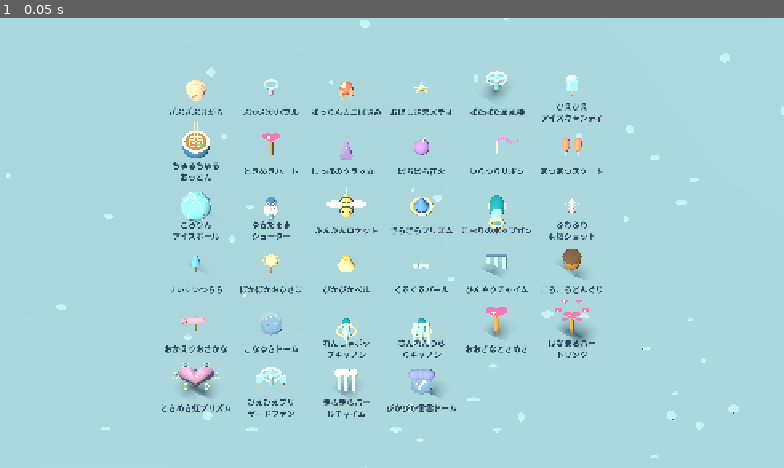
Above: before the commit, frame 1.
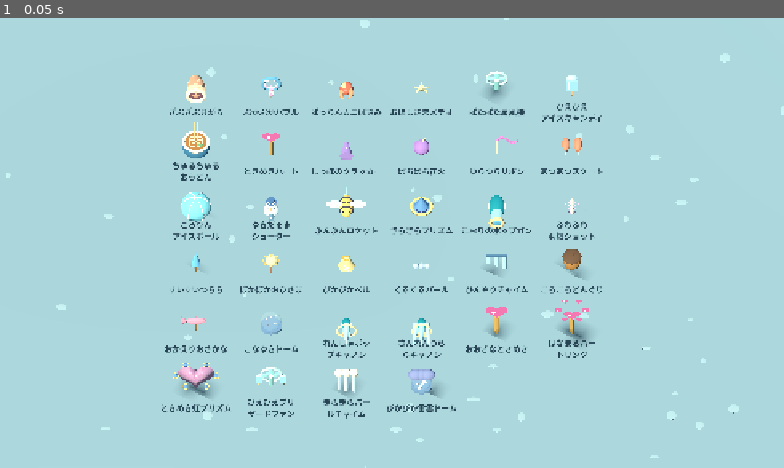
Above: after the commit, the same moment.

Repository: onego15/penguin-survivors
Game: Godot game, scene res://scenes/weapon_gallery.tscn
Same seed, same stepped clock (60 frames per second), same inputs: the game is played once before the commit and once after it. This scene is started directly instead of the project's main scene. Sound files missing from this copy of the repository are replaced by a short silence.
Inputs:
- Up to frame 1 (0.05 s): no input

The runs differ from the first frame. In frame 1, 0.2% of the frame differs, in the area x 23-36%, y 12-19%.

Commit message:
Refine beach weapon visuals and update documentation screenshots

Diff:
--- a/scripts/beach_attack.gd
+++ b/scripts/beach_attack.gd
@@ -15,13 +15,22 @@
 	add_to_group("weapon_attacks")
 	side=Vector3(direction.z,0,-direction.x)
 	if mode=="shell_wave":
-		for i in range(17): parts.append(C.ink(V.ellipsoid(self,Color(0.57,0.91,0.96,0.45),Vector3.ZERO,Vector3(0.22,0.42,0.18))))
+		for i in range(17):
+			var crest:=V.pivot(self,"Crest")
+			crest.rotation.y=atan2(direction.x,direction.z)
+			C.ink(V.ellipsoid(crest,Color(0.28,0.77,0.88,0.4),Vector3.ZERO,Vector3(0.25,0.36,0.15)))
+			C.ink(V.ellipsoid(crest,Color("defcff"),Vector3(0,0.26,0.075),Vector3(0.25,0.075,0.10)))
+			C.ink(V.ellipsoid(crest,Color(0.7,0.95,1,0.5),Vector3(0,-0.20,-0.14),Vector3(0.24,0.06,0.18)))
+			parts.append(crest)
 	elif mode=="bubble":
 		for i in range(int(stats.count)):
 			var root:=V.pivot(self,"Bubble")
 			C.ink(V.ellipsoid(root,Color(0.6,0.85,1,0.2),Vector3.UP*0.6,Vector3.ONE*0.45))
 			C.ink(V.ring(root,Color("b3faff"),Vector3.UP*0.6,0.45,0.025,true))
 			C.ink(V.ellipsoid(root,Color.WHITE,Vector3(-0.15,0.8,0.3),Vector3.ONE*0.065))
+			for j in range(6):
+				var a:=j*TAU/6
+				C.ink(V.ellipsoid(root,Color("f5d5f4") if j%2==0 else Color("e1ffff"),Vector3(cos(a)*0.39,0.6+sin(a)*0.39,0.18),Vector3(0.055,0.045,0.035)))
 			bubbles.append({"node":root,"velocity":direction.rotated(Vector3.UP,(i-(stats.count-1)/2.0)*0.3)*1.5,"popped":false,"pop_age":0.0})
 	else:
 		for sign_value in [-1,1]:
@@ -56,7 +65,8 @@
 		var finish:=minf(age*7,stats.reach)
 		for i in range(parts.size()):
 			var across: float=(float(i)/16*2-1)*float(stats.width)*(0.3+0.7*finish/float(stats.reach))
-			parts[i].position=direction*finish+side*across+Vector3.UP*(0.35+sin(i*0.6+age*9)*0.1)
+			parts[i].position=direction*finish+side*across+Vector3.UP*(0.35+sin(i*0.25+age*7)*0.06)
+			parts[i].scale.x=float(stats.width)*(0.3+0.7*finish/float(stats.reach))/4.0
 			parts[i].visible=O.visible_between(self,global_position,parts[i].global_position)
 		for enemy in get_tree().get_nodes_in_group("enemies"):
 			var offset: Vector3=enemy.global_position-global_position
@@ -89,6 +99,10 @@
 	else:
 		for root in parts:
 			root.scale=Vector3.ONE*(0.85+0.15*sin(clampf(age/0.35,0,1)*PI))
+			var claw=root.get_node("Claw")
+			var opening:=0.5*clampf((age-0.08)/0.32,0,1)
+			claw.get_node("JawLeft").rotation.y=-opening
+			claw.get_node("JawRight").rotation.y=opening
 		if previous==0:
 			for enemy in get_tree().get_nodes_in_group("enemies"):
 				for root in parts:
--- a/scripts/beach_models.gd
+++ b/scripts/beach_models.gd
@@ -120,7 +120,8 @@
 	V.ellipsoid(root,Color("aa4b49"),Vector3(0,-0.04,-0.12),Vector3(0.2,0.18,0.23))
 	V.ellipsoid(root,Color("e97c64"),Vector3.ZERO,Vector3(0.31,0.24,0.32))
 	for sign_value in [-1,1]:
-		S.tube(root,[Vector3(sign_value*0.18,0,0.15),Vector3(sign_value*0.24,0.02,0.38),Vector3(sign_value*0.17,0.02,0.59),Vector3(sign_value*0.065,0,0.66)],[0.13,0.11,0.065,0.015],Color("f6b787"))
+		var jaw:=V.pivot(root,"JawLeft" if sign_value<0 else "JawRight",Vector3(0,0,0.15))
+		S.tube(jaw,[Vector3(sign_value*0.18,0,0),Vector3(sign_value*0.24,0.02,0.23),Vector3(sign_value*0.17,0.02,0.44),Vector3(sign_value*0.065,0,0.51)],[0.13,0.11,0.065,0.015],Color("f6b787"))
 	V.ellipsoid(root,Color("ffd7a4"),Vector3(-0.07,0.2,0),Vector3(0.14,0.035,0.18))
 	root.rotation.z=side*0.15
 	S.bake(root)
@@ -174,8 +175,18 @@
 		for j in range(3): V.rod(coral,Color("db9bb8") if i%2==0 else Color("95c9c5"),Vector3((j-1)*0.35,0,0),Vector3((j-1)*0.8,1.0+j*0.4,0),0.16,0.08)
 static func weapon(parent: Node3D, id: String) -> void:
 	if id=="shell_wave":
-		for i in range(4): V.ring(parent,Color("f6c6a5"),Vector3(0,0,i*0.1),0.26-i*0.04,0.07,true)
+		# Flared conch with a visible dark opening and tapered spiral body.
+		V.ellipsoid(parent,Color("dda787"),Vector3(0,0,-0.05),Vector3(0.25,0.25,0.38))
+		for i in range(5): V.ring(parent,Color("f6d6b1"),Vector3(0,0,0.23-i*0.14),0.27-i*0.043,0.055,true)
+		V.ellipsoid(parent,Color("865b66"),Vector3(0,0,0.265),Vector3(0.23,0.23,0.028))
+		V.ring(parent,Color("fff1d3"),Vector3(0,0,0.29),0.26,0.06,true)
+		for i in range(5):
+			var a:=i*TAU/5
+			V.rod(parent,Color("f4c5a5"),Vector3(cos(a)*0.18,sin(a)*0.18,-0.04),Vector3(cos(a)*0.33,sin(a)*0.33,-0.10),0.055,0.008)
 	elif id=="bubble":
-		V.rod(parent,Color("edb8da"),Vector3(0,-0.3,0),Vector3.ZERO,0.06)
-		V.ring(parent,Color("b6e9e7"),Vector3(0,0.18,0),0.19,0.04,true)
+		V.rod(parent,Color("edb8da"),Vector3(0,-0.4,0),Vector3(0,0.02,0),0.075)
+		for i in range(3): V.ring(parent,Color("fff2db"),Vector3(0,-0.31+i*0.10,0),0.075,0.018)
+		V.ring(parent,Color("72b7d7"),Vector3(0,0.22,0),0.25,0.055,true)
+		V.ring(parent,Color("f4d5ed"),Vector3(0,0.22,0.015),0.19,0.025,true)
+		V.ellipsoid(parent,Color("f8ffff"),Vector3(-0.13,0.4,0.045),Vector3(0.08,0.035,0.025))
 	else: claw(parent,Vector3.ZERO).scale=Vector3.ONE*0.65
--- /dev/null
+++ b/tools/capture_beach_weapons.gd
@@ -0,0 +1,16 @@
+extends SceneTree
+func _initialize() -> void: call_deferred("run")
+func run() -> void:
+	var scene:=Node3D.new(); root.add_child(scene); current_scene=scene
+	var models=preload("res://scripts/beach_models.gd")
+	models.arena(scene)
+	var camera:=Camera3D.new(); camera.projection=Camera3D.PROJECTION_ORTHOGONAL; camera.size=20; camera.position=Vector3(0,19,17); scene.add_child(camera); camera.look_at(Vector3.ZERO); camera.current=true
+	var ids=["shell_wave","bubble","crab_claw"]
+	for i in range(3):
+		var stand:=Node3D.new(); stand.position=Vector3((i-1)*6,1,-3); stand.scale=Vector3.ONE*2.3; scene.add_child(stand); models.weapon(stand,ids[i])
+		var label=preload("res://scripts/combat_visuals.gd").symbol(scene,preload("res://scripts/weapon_catalog.gd").ITEMS[ids[i]].name,Color("244756")); label.position=Vector3((i-1)*6,0,-1); label.font_size=34; label.outline_size=0
+		var attack=preload("res://scripts/beach_attack.gd").new(); attack.mode=ids[i]; attack.stats=preload("res://scripts/weapon_catalog.gd").stats(ids[i],1); attack.position=Vector3((i-1)*6,0,2); scene.add_child(attack); attack.set_physics_process(false)
+		attack._physics_process(0.20 if i==2 else 0.40)
+	await process_frame; await RenderingServer.frame_post_draw
+	root.get_texture().get_image().save_png("res://docs/screenshots/beach-weapon-models.png")
+	scene.free(); await process_frame; quit()
Binary file changed: docs/screenshots/beach-ink.png
Binary file changed: docs/screenshots/beach-intro.png
Binary file changed: docs/screenshots/beach-models.png
Binary file changed: docs/screenshots/beach-octo.png
Binary file changed: docs/screenshots/beach-result.png
Binary file changed: docs/screenshots/beach-title.png
Binary file added: docs/screenshots/beach-weapon-models.png
Binary file changed: docs/screenshots/beach-weapons.png
Not shown, changed: docs/weapon-appearance.md
